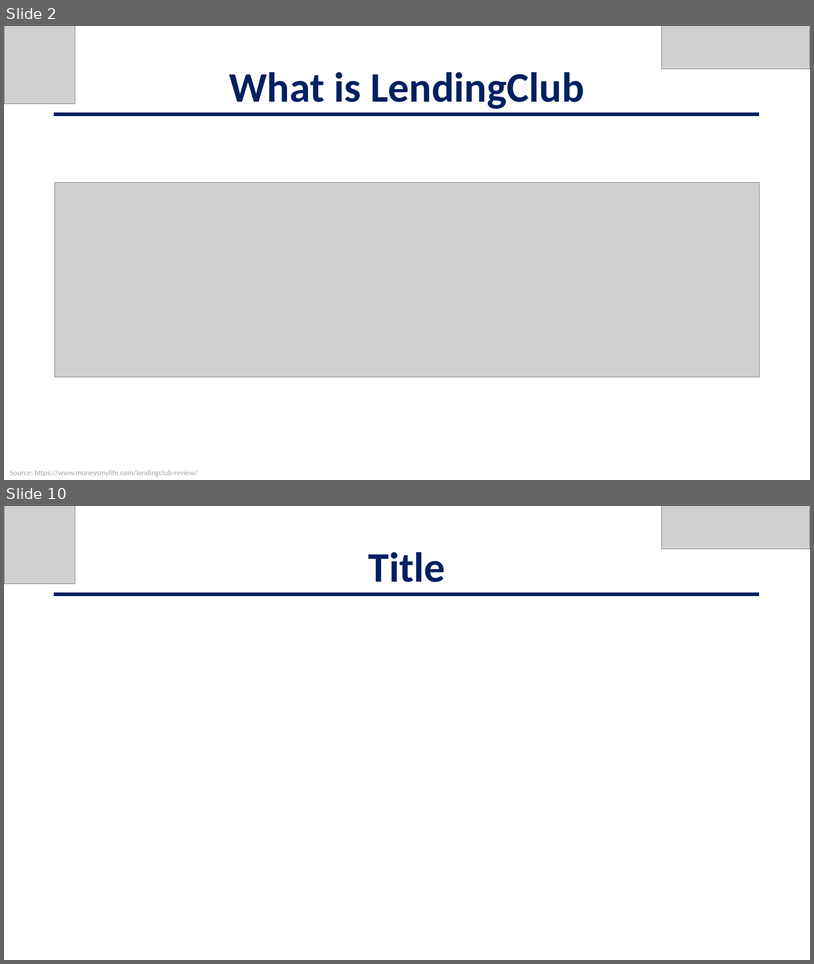
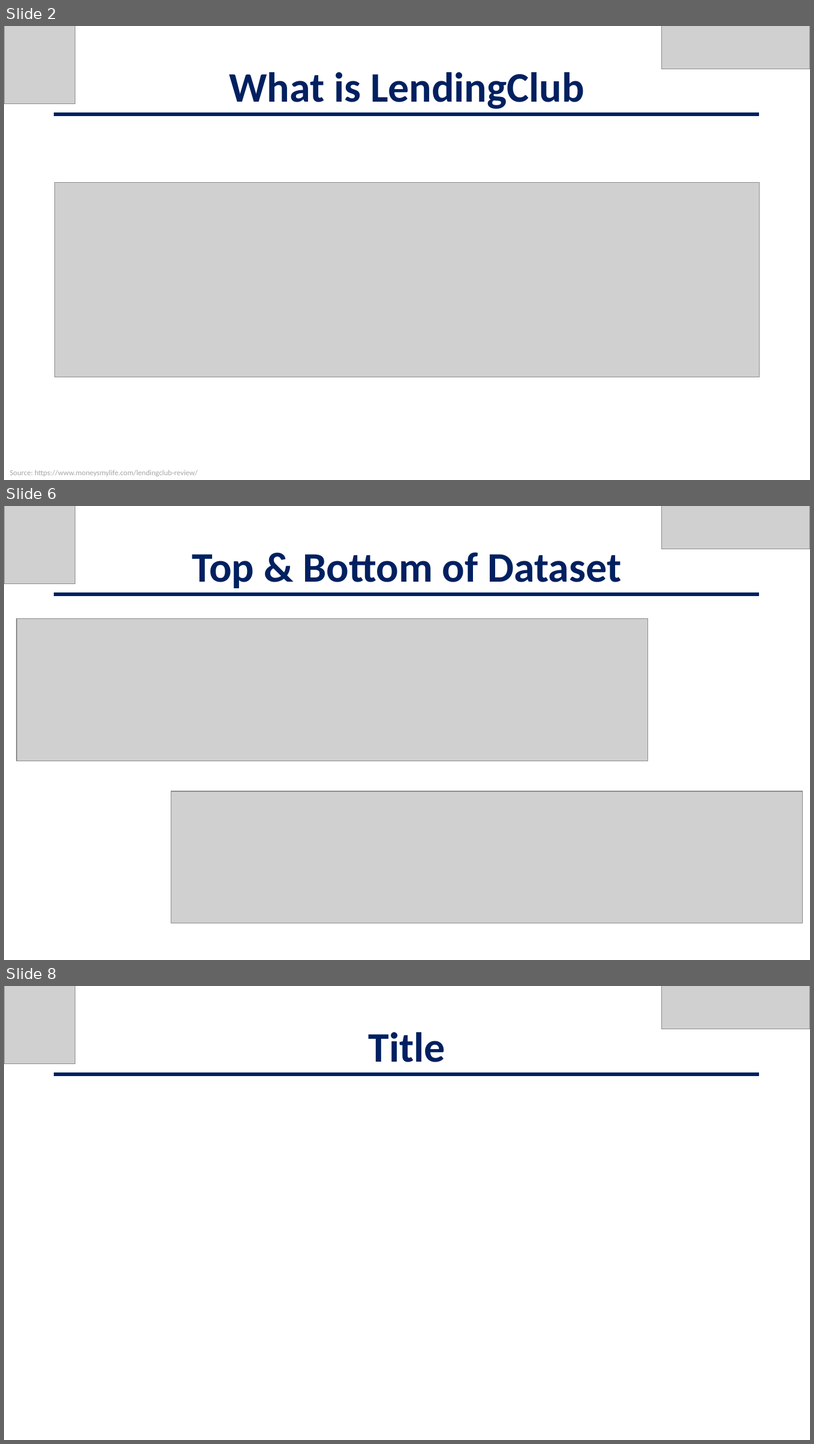
Before and after one commit to jschild01/JMB_DATS_6101, a slide deck: EDA_LendingClub_Slides_Shell.pptx. Shown one above the other, each under a label of ours: slides 2 and 10 before the commit, slides 2, 6 and 8 after it; the slides between them are not shown. The pictures are 814x964 and 814x1444 pixels, drawn with LibreOffice and Linux fonts; fonts in the diff are those of the drawing; grey boxes stand for pictures. Boxes give left, top, right and bottom in pixels: in the first picture for what was removed or moved away, otherwise in the second. Text is boxed around its words. In the diff, an @@ line names an element or a change of style, - is before the commit and + after.

```diff
--- a/EDA_LendingClub_Slides_Shell.pptx
+++ b/EDA_LendingClub_Slides_Shell.pptx
@@ slide 6 added at (4,506,810,960), background #FFFFFF @@
@@ picture added at (4,506,75,584) @@
@@ picture added at (662,506,810,549) @@
@@ text added at (192,552,621,588), 50 pt, text #002060, bold @@
+Top & Bottom of Dataset
@@ line added from (54, 594) to (759, 594), #002060 4.5 pt @@
@@ picture added at (17,619,648,760) @@
@@ picture added at (171,791,803,923) @@
@@ what was slide 10 is now slide 8 @@
```
Also in this commit, not shown: 2 slides changed, 2 other slides added, 5 slides removed.
